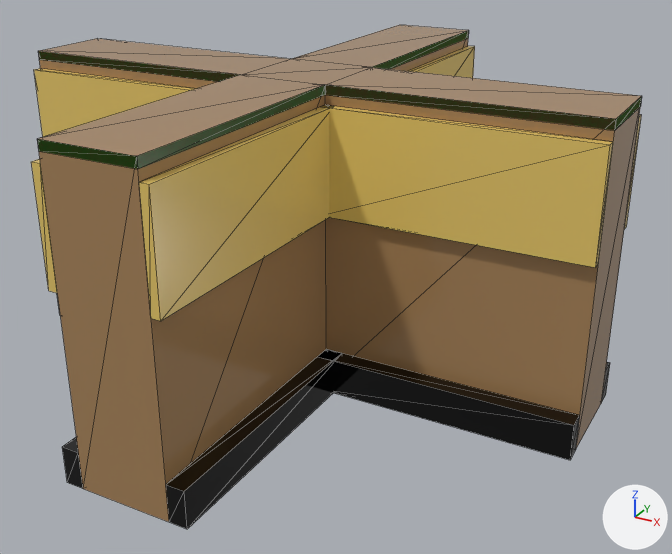
Before and after pictures for a commit that changed the glTF model assets/managed-models/mill-interior/partition-cross/partition-cross.glb.
Rendered twice from a camera (50 mm lens) standing at (0.751, -1.27, 0.792) and looking at (0.058, -0.011, 0.163). Arrows for +X, +Y and +Z are at lower right; the lights stay in place. The first picture is the older version. Mesh edges are drawn as thin lines. Vertices at exactly the same position are counted once.

Objects in the first picture: 'partition-cross'.
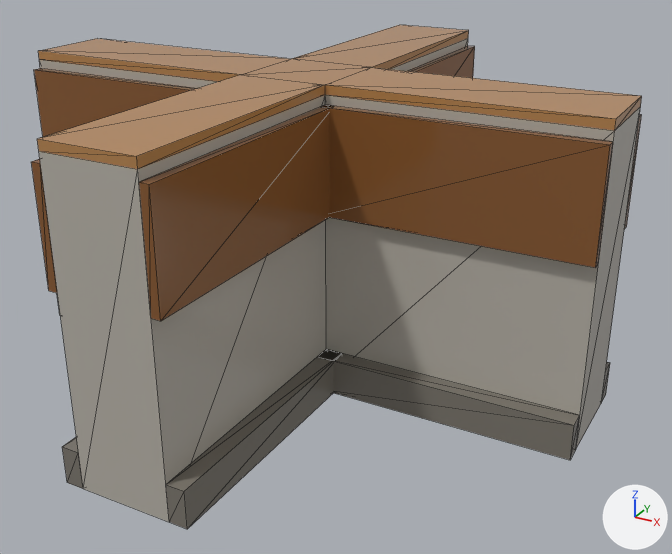
Scene script edits in JSON lines:
```json
{"block": "me_partition_cross", "where": "me_partition_cross.from_pydata(...)  # 136 vertices, 302 faces; spans x -0.5..0.5, y -0.5..0.5, z 0.0..0.5"}
{"block": "me_partition_cross", "where": "# used by ob_partition_cross; location = (0.0, 0.0, 0.0)"}
{"block": "me_partition_cross", "change": "me_partition_cross part 1: all 24 vertices in x -0.5..0.5, y -0.5..0.5, z 0.485..0.5 are mirrored in z about their middle"}
{"block": "me_partition_cross", "change": "me_partition_cross part 2: 278 kept faces spanning x -0.5..0.5, y -0.5..0.5, z 0.0..0.5 get new texture (UV) coordinates"}
```

Changed parts and their boxes [x1, y1, x2, y2] in the pictures (672 x 554 px; the box of a moved part takes in the faces that stretch with it):
```json
{"part": 1, "of": "me_partition_cross", "change": "moved or reshaped", "before": [37, 25, 642, 522], "after": [37, 25, 642, 522]}
{"part": 2, "of": "me_partition_cross", "change": "surface changed", "before": [31, 27, 641, 529], "after": [31, 27, 641, 529]}
```
